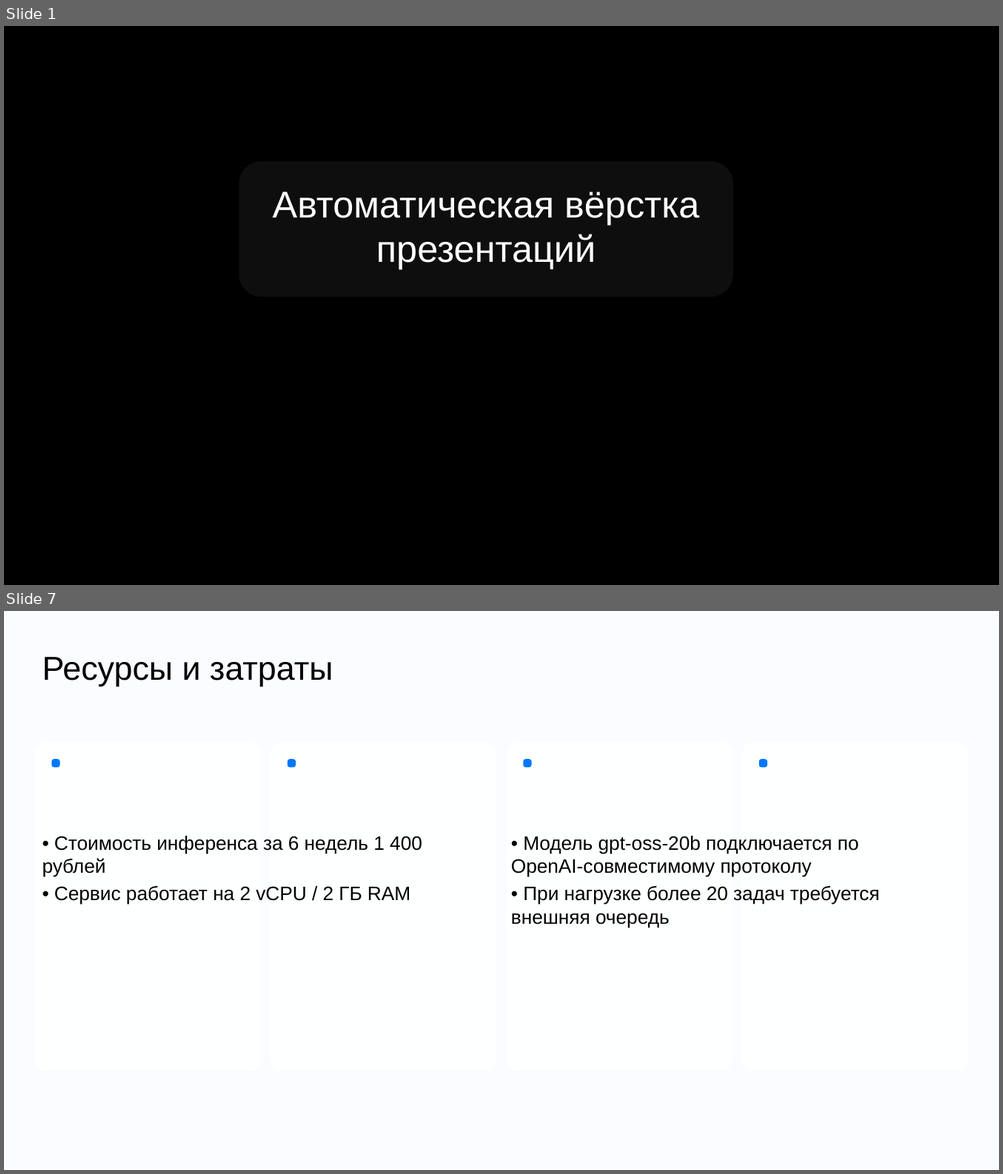
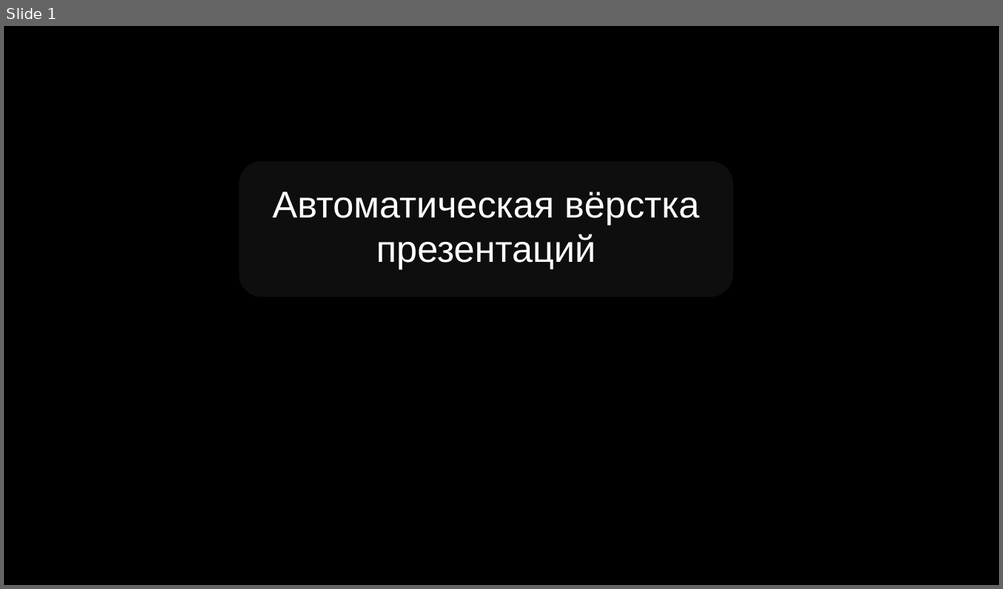
Before and after one commit to DiFoxenGit/-VKTechHackathon, a slide deck: samples/VK_Tech_шаблон__split.pptx. Shown one above the other, each under a label of ours: slides 1 and 7 before the commit, slide 1 after it; the slides between them are not shown. The pictures are 1003x1174 and 1003x589 pixels, drawn with LibreOffice and Linux fonts; fonts in the diff are those of the drawing; background and template pictures are left out. Boxes give left, top, right and bottom in pixels: in the first picture for what was removed or moved away, otherwise in the second. Text is boxed around its words. In the diff, an @@ line names an element or a change of style, - is before the commit and + after.

```diff
--- a/samples/VK_Tech_шаблон__split.pptx
+++ b/samples/VK_Tech_шаблон__split.pptx
@@ slide 7 removed at bbox=[4, 611, 999, 1170], background #FAFCFF @@
@@ text removed at bbox=[42, 657, 333, 686] @@
-Ресурсы и затраты
@@ rounded rectangle removed at bbox=[35, 742, 261, 1071] @@
@@ rounded rectangle removed at bbox=[270, 742, 496, 1071] @@
@@ rounded rectangle removed at bbox=[506, 742, 732, 1071] @@
@@ rounded rectangle removed at bbox=[742, 742, 967, 1071] @@
@@ rounded rectangle removed at bbox=[52, 759, 60, 767] @@
@@ rounded rectangle removed at bbox=[287, 759, 296, 767] @@
@@ rounded rectangle removed at bbox=[523, 759, 531, 767] @@
@@ rounded rectangle removed at bbox=[759, 759, 767, 767] @@
@@ text removed at bbox=[42, 836, 422, 905] @@
-• Стоимость инференса за 6 недель 1 400 рублей
-• Сервис работает на 2 vCPU / 2 ГБ RAM
@@ text removed at bbox=[511, 836, 879, 928] @@
-• Модель gpt‑oss‑20b подключается по OpenAI‑совместимому протоколу
-• При нагрузке более 20 задач требуется внешняя очередь
```
Also in this commit, not shown: 4 slides changed, 5 slides added, 4 other slides removed, 27 other files.
